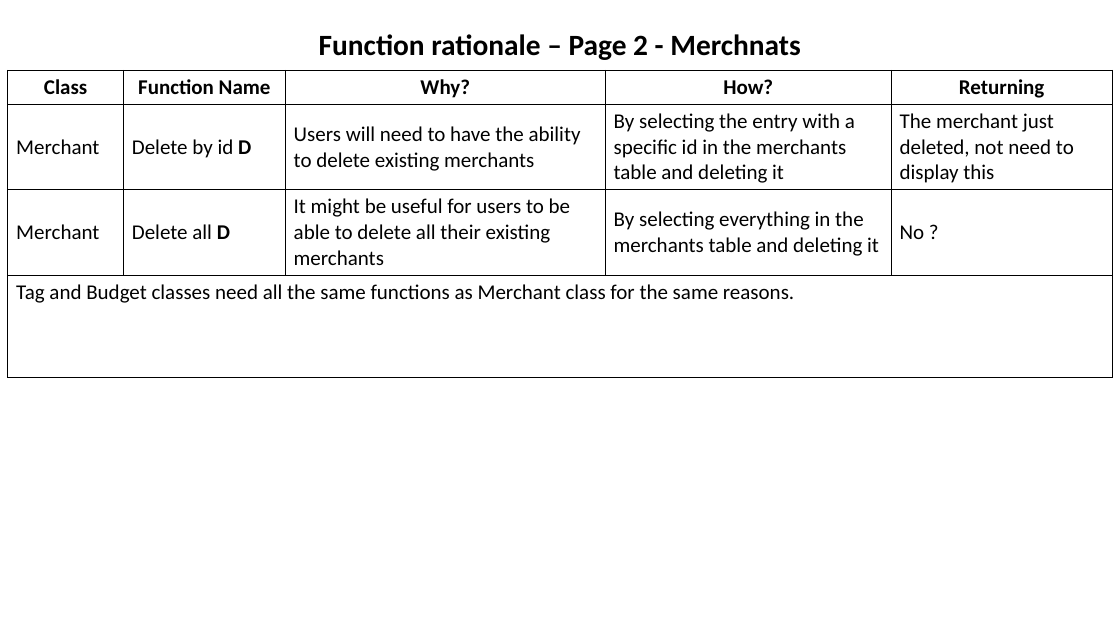
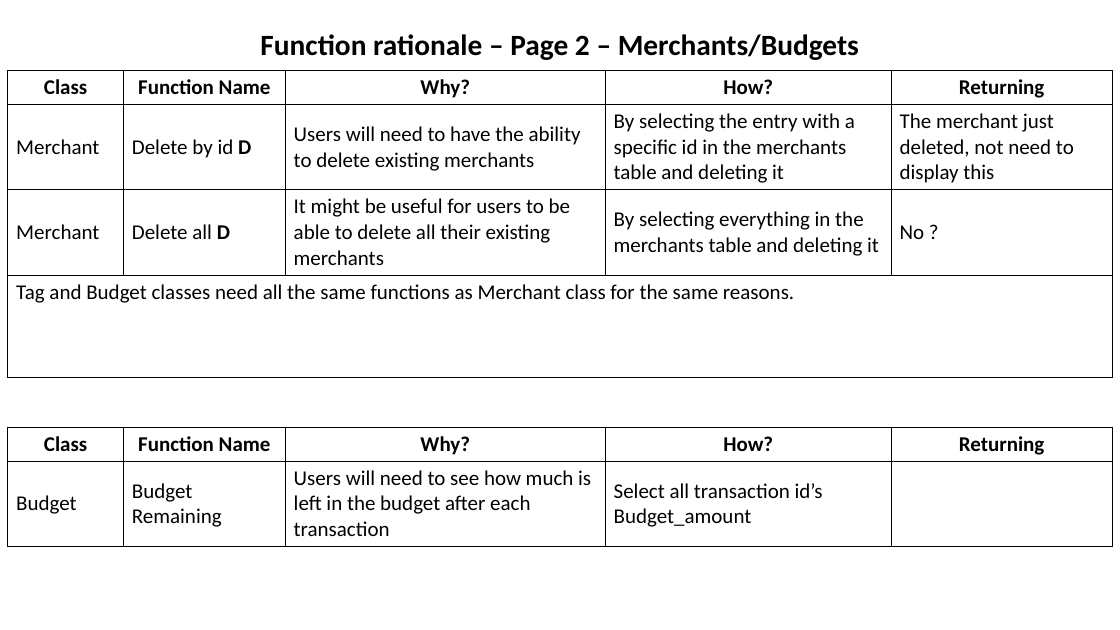
Before and after one commit to catf62/Budgee, a slide deck: slide 15 of Plans_Project_Management/Budget_App_Plan_08Nov2018.pptx (slide 14 before the commit). Drawn at 1120x630 pixels with LibreOffice and Linux fonts; fonts in the diff are those of the drawing. Boxes give left, top, right and bottom in pixels: in the first picture for what was removed or moved away, otherwise in the second. Text is boxed around its words. In the diff, an @@ line names an element or a change of style, - is before the commit and + after.

Commit message:
rationale behind budget_transaction class, and total spend and remaining budget functions hashed out

```diff
--- a/Plans_Project_Management/Budget_App_Plan_08Nov2018.pptx
+++ b/Plans_Project_Management/Budget_App_Plan_08Nov2018.pptx
@@ title at (260,34,859,60): text changed @@
-Function rationale – Page 2 - Merchnats
+Function rationale – Page 2 – Merchants/Budgets
@@ table added at (8,427,1112,545), 2 rows, 5 columns @@
+Class | Function Name | Why? | How? | Returning
+Budget | Budget Remaining | Users will need to see how much is left in the budget after each transaction | Select all transaction id’s / Budget_amount | 
```
Also in this commit, not shown: 2 other slides changed, 3 slides added, 2 other files.
